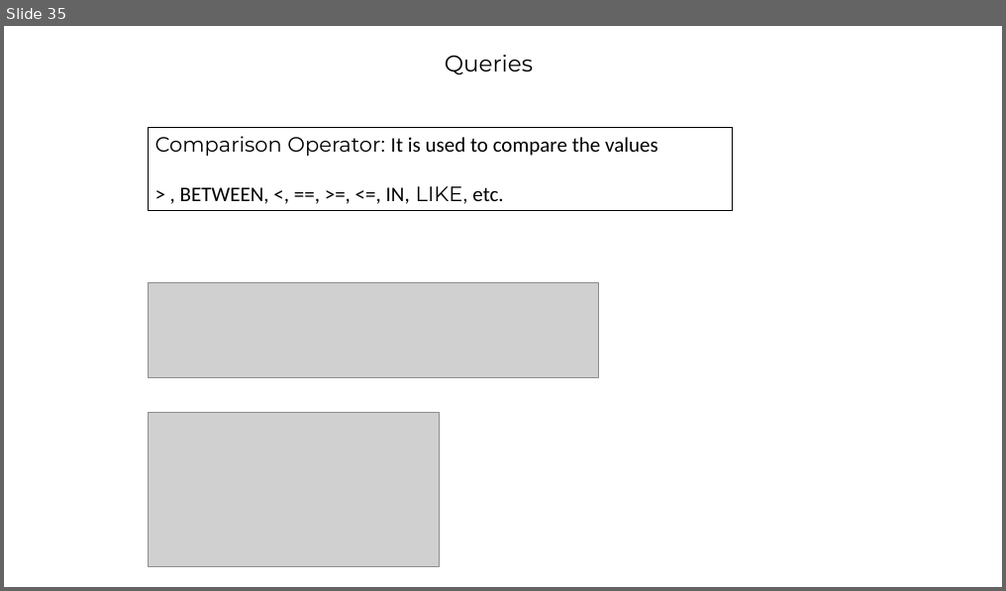
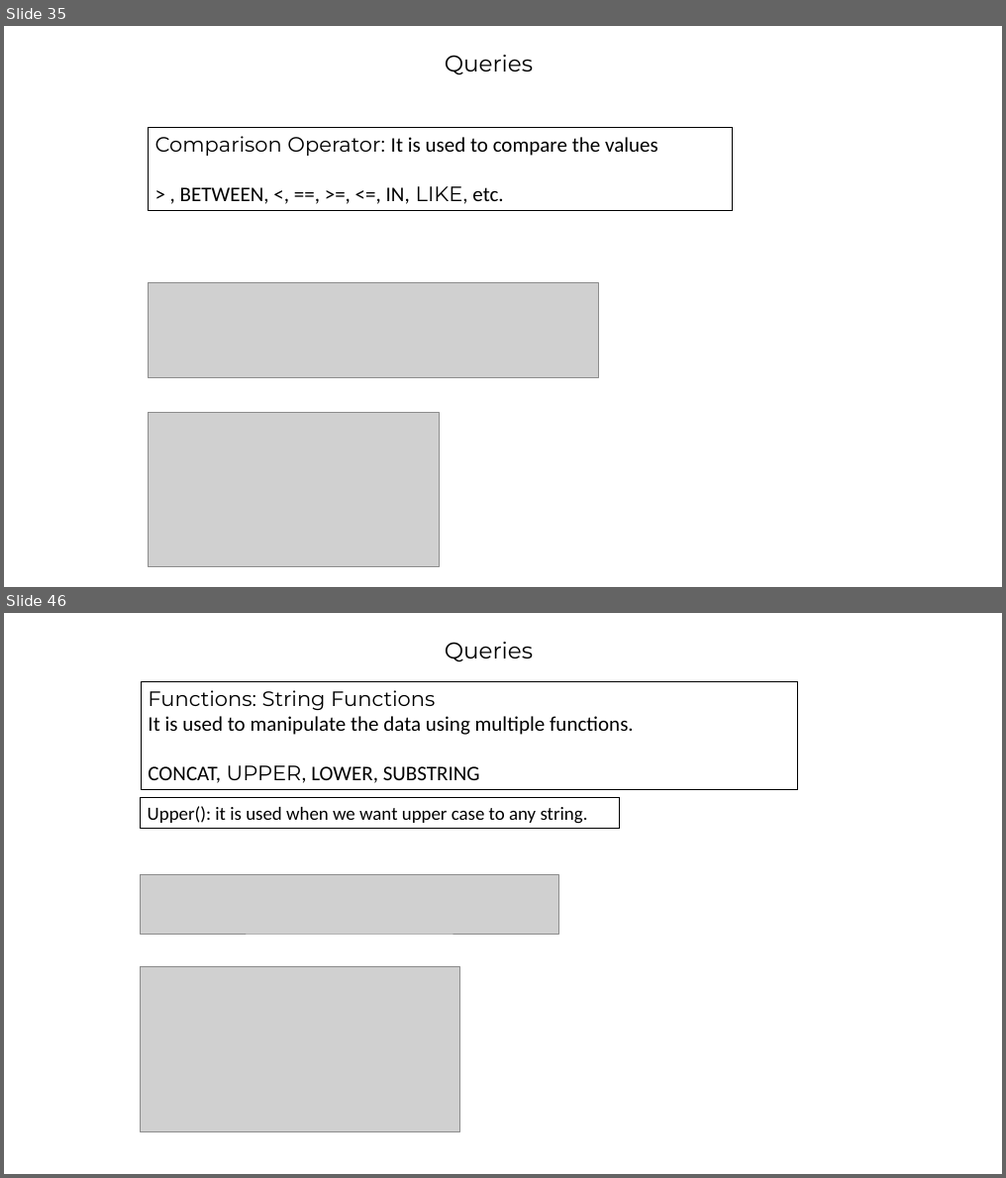
Before and after one commit to barrett28/1_IT-vedant, a slide deck: 4_sql/project''/hospital_management.pptx. Shown one above the other, each under a label of ours: slide 35 before the commit, slides 35 and 46 after it; the slides between them are not shown. The pictures are 1006x591 and 1006x1178 pixels, drawn with LibreOffice and Linux fonts; fonts in the diff are those of the drawing; grey boxes stand for pictures; background and template pictures are left out. Boxes give left, top, right and bottom in pixels: in the first picture for what was removed or moved away, otherwise in the second. Text is boxed around its words. In the diff, an @@ line names an element or a change of style, - is before the commit and + after.

```diff
--- a/4_sql/project''/hospital_management.pptx
+++ b/4_sql/project''/hospital_management.pptx
@@ slide 46 added at (4,613,1002,1174), background picture (left out) @@
@@ text added at (445,642,533,663), 22 pt, text #000000 @@
+Queries
@@ rectangle added at (141,682,798,790), outline #000000 0.75 pt, 20 pt, text #000000 @@
+Functions: String Functions
+It is used to manipulate the data using multiple functions.
+CONCAT, UPPER, LOWER, SUBSTRING
@@ rectangle added at (141,798,620,828), outline #000000 0.75 pt, 18 pt, text #000000 @@
+Upper(): it is used when we want upper case to any string.
@@ picture added at (141,875,558,934) @@
@@ picture added at (141,966,460,1132) @@
```
Also in this commit, not shown: 1 slide changed, 19 other slides added, 1 slide removed, 37 other files.
